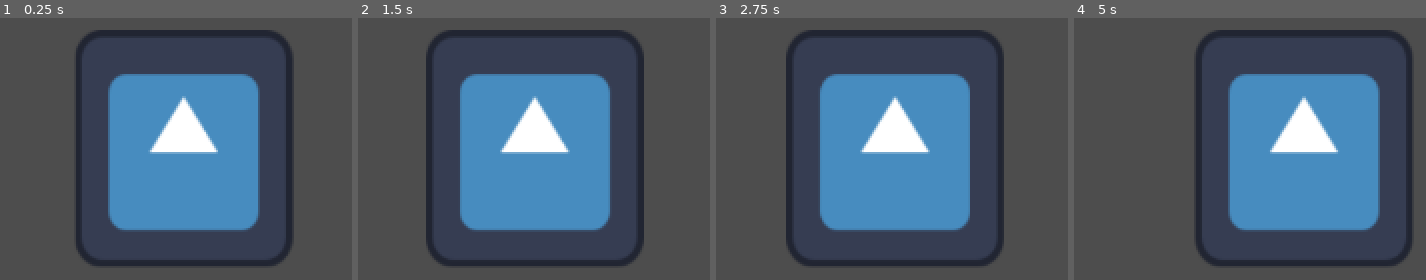
Above: before the commit, frames 1-4 (left to right).
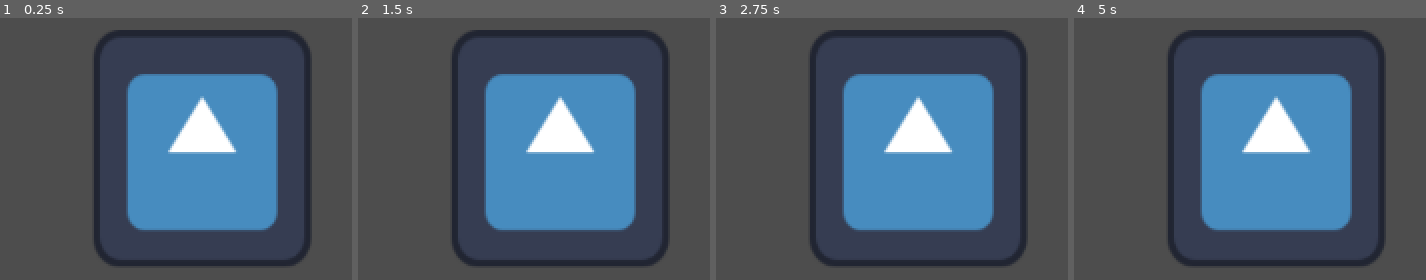
Above: after the commit, the same moments.

Repository: DBaldwin8/Game-Jam-91
Game: Godot game, scene res://scenes/npc/npc_body.tscn
The game is run twice, just before and just after one commit, with the same random seed, the same clock (stepped at 60 frames per second) and the same inputs. The project has no main scene, so this scene is started directly. The engine's default icon, where the game draws it, is replaced by a stand-in: a white triangle on a blue panel in a dark square.
Inputs:
- Up to frame 1 (0.25 s): no input
- Up to frame 2 (1.5 s): no input
- Up to frame 3 (2.75 s): no input
- Up to frame 4 (5 s): tap Enter at 2.75 s; tap Space at 3.5 s

The runs differ from the first frame. In frame 1, 16% of the frame differs, in the area x 21-89%, y 4-95%; in frame 2, 20%; in frame 3, 19%; in frame 4, 20%, in the area x 26-97%, y 4-95%.

Commit message:
added logic for chance to steal when still, added chance of steal, chance of stand still, and chance to change direction to exported variables with descriptions to all in npc_body

Diff:
--- a/globals/GameManager.gd
+++ b/globals/GameManager.gd
@@ -20,7 +20,7 @@
 
 func _ready() -> void:
 	SignalHub.stolen_painting.connect(painting_stolen_confirmation)
-	# Needs the function to be referenced when signal is omitted.
+	# Needs the function to be referenced when signal is emitted.
 
 func painting_stolen_confirmation(): #Function to react to the signal
 	print("CAN CONFIRM")
--- a/scenes/npc/npc_body.gd
+++ b/scenes/npc/npc_body.gd
@@ -21,24 +21,31 @@
 	"thief"
 ]
 # Timer related
-const WAIT_TIME: float = 2.0
+const WAIT_TIME: float = 1.0
 var _timer_current_time: float = 0.0
 
 var movement = 0 # initially not moving
 var direction = "right" # For ease of readability.
-@export var speed : int # Now set within inspector, default 100.
+## The pixels per a draw that NPCs move.
+@export var npc_speed : int # Now set within inspector. Suggested 100.
+## Chance from float to 1.
+@export var chance_of_steal : float
+## Chance from 0 to float. Suggested 0.1.
+@export var chance_to_stand_still : float
+## Chance from float to 1. Suggested 0.95.
+@export var chance_to_change_direction_upper : float
 
 func _process(delta: float) -> void: # delta = time between frames, keeps speed same.
 	var random_num = randf() # random number between 0 and 1 inclussive.
-	if random_num < 0.1: # bottom 10% chance of standing still.
+	if random_num < chance_to_stand_still:
 		movement = 0
-	if random_num > 0.95: # top 5% chance of changing direction.
+	if random_num > chance_to_change_direction_upper: # top 5% chance of changing direction.
 		if direction == "right":
 			direction = "left"
-			movement = speed * -1 # negative moves left
+			movement = npc_speed * -1 # negative moves left
 		elif direction == "left":
 			direction = "right"
-			movement = speed * 1 # Positive moves right
+			movement = npc_speed * 1 # Positive moves right
 	#print(movement) # for console visibility of change
 	position.x += movement * delta # Updates the current x axis position of npc.
 	# Below is the timer function for testing the signal.
@@ -47,11 +54,17 @@
 		_timer_current_time -= WAIT_TIME
 		steal_painting()
 	#print(_timer_current_time) # Prints time for timer.
-
+	# logic for if steal painting should be called.
+	if self.movement == 0 :
+		var random_steal_num = randf()
+		print(random_steal_num)
+		if random_steal_num > chance_of_steal:
+			steal_painting()
 # Functions steal plan
 # Needs to decide if it should still a painting once in range.
-	# random number = chance to steal.
-	# on chance needs to omit a steal signal
+	# DONE random number = chance to steal. EXPORTED
+	# DONE on chance needs to omit a steal signal
+	# Add a timer so an only activate after a minimum time.
 # Steal signal needs to be created in signal hub and called in steal function.
 func steal_painting():
 	SignalHub.emit_stolen_painting() # Call to emit signal.
--- a/scenes/npc/npc_body.tscn
+++ b/scenes/npc/npc_body.tscn
@@ -9,7 +9,9 @@
 
 [node name="CharacterBody2D" type="CharacterBody2D"]
 script = ExtResource("1_gybax")
-speed = 100
+chance_of_steal = 0.1
+chance_to_stand_still = 0.1
+chance_to_change_direction_upper = 0.95
 
 [node name="Sprite2D" type="Sprite2D" parent="."]
 position = Vector2(536.5625, 310.6866)
